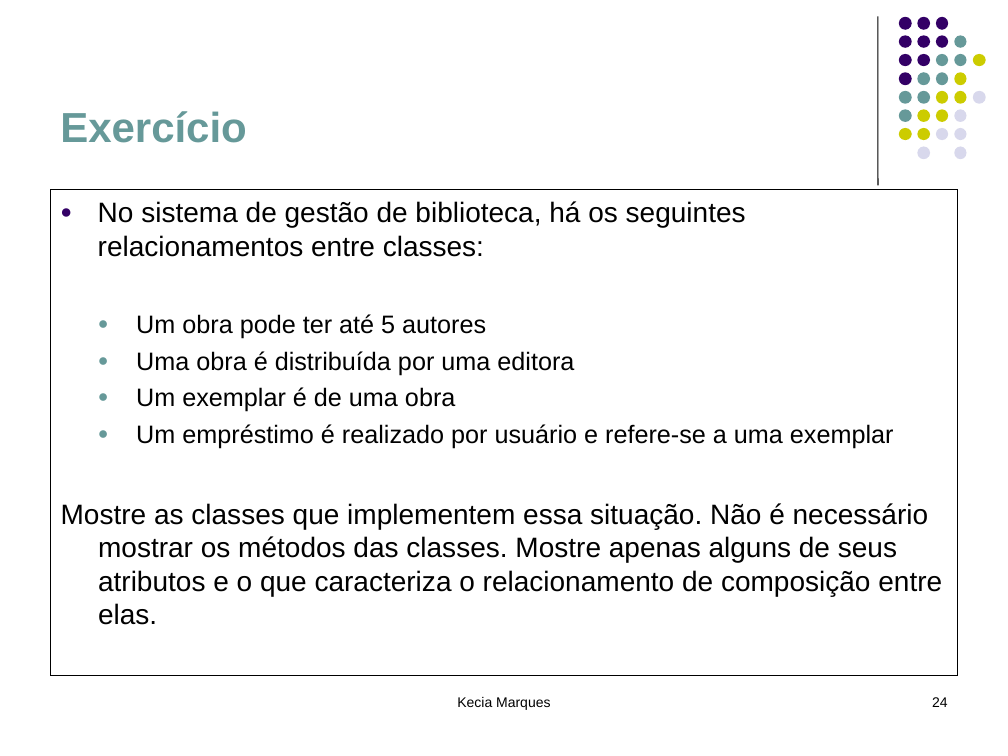
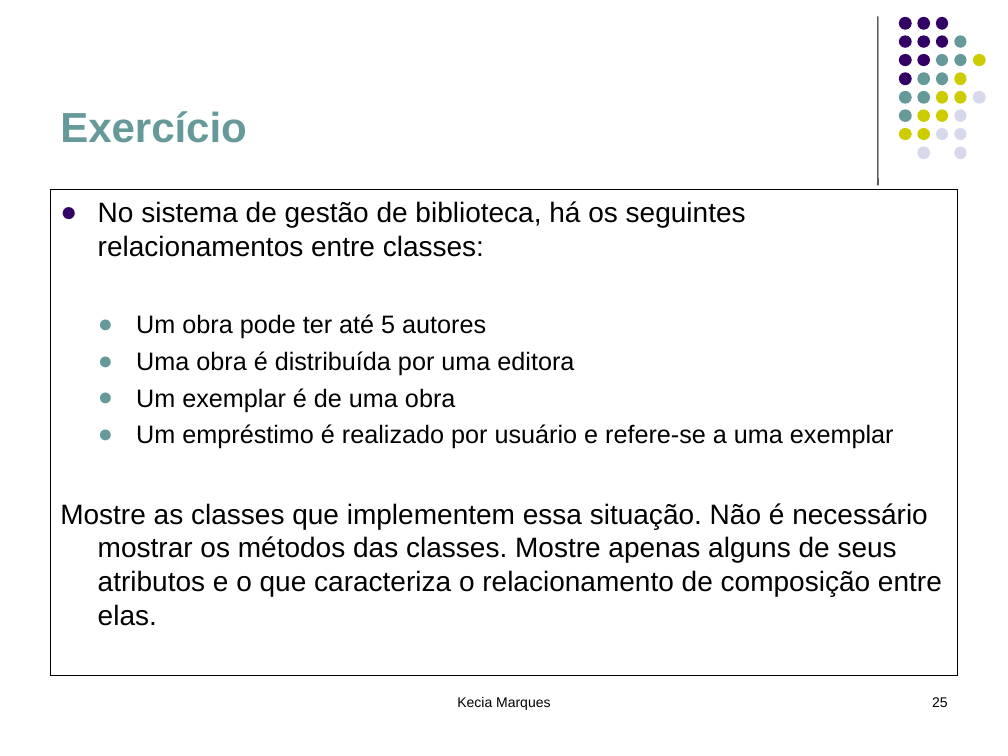
Before and after one commit to eduardocunha11/firstblog, a slide deck: slide 25 of aulas/poo/5.Associação entre Objetos.ppt (slide 24 before the commit). Drawn at 1008x756 pixels with LibreOffice and Linux fonts; fonts in the diff are those of the drawing. Boxes give left, top, right and bottom in pixels: in the first picture for what was removed or moved away, otherwise in the second. Text is boxed around its words. In the diff, an @@ line names an element or a change of style, - is before the commit and + after.

```diff
--- a/aulas/poo/5.Associação entre Objetos.ppt
+++ b/aulas/poo/5.Associação entre Objetos.ppt
@@ rectangle "No sistema de gestão de ..." at [50,190,958,675]: indent changed @@
@@ page number at [932,697,948,707]: text changed @@
-24
+25
```
Also in this commit, not shown: 3 other slides changed, 1 slide added.
